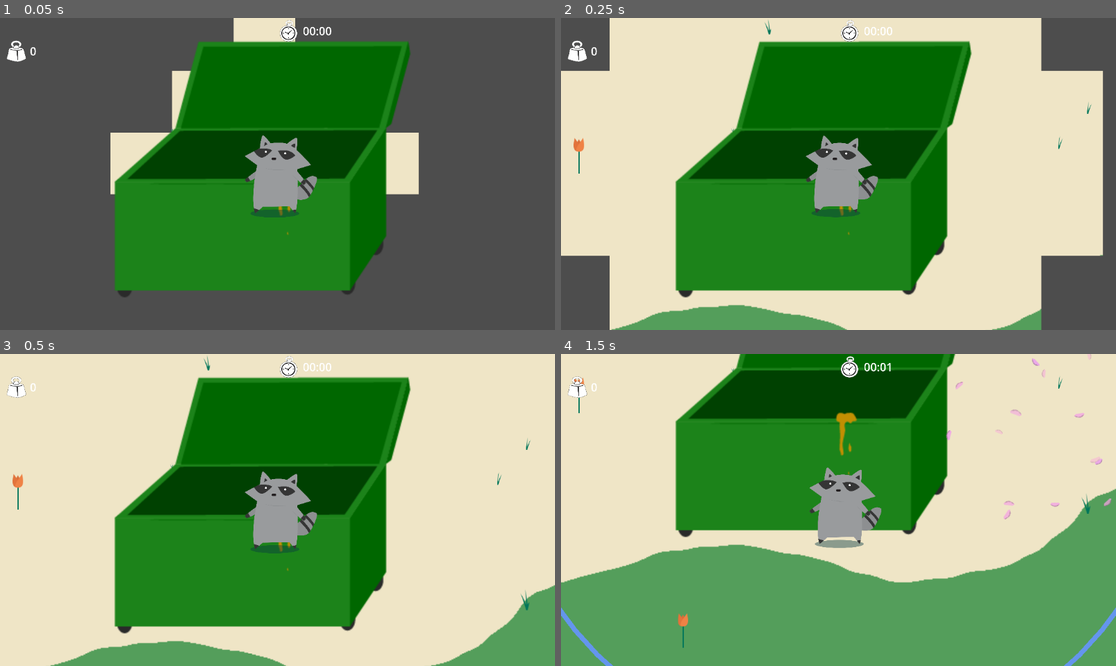
Above: before the commit, frames 1-4 (two rows, left to right).
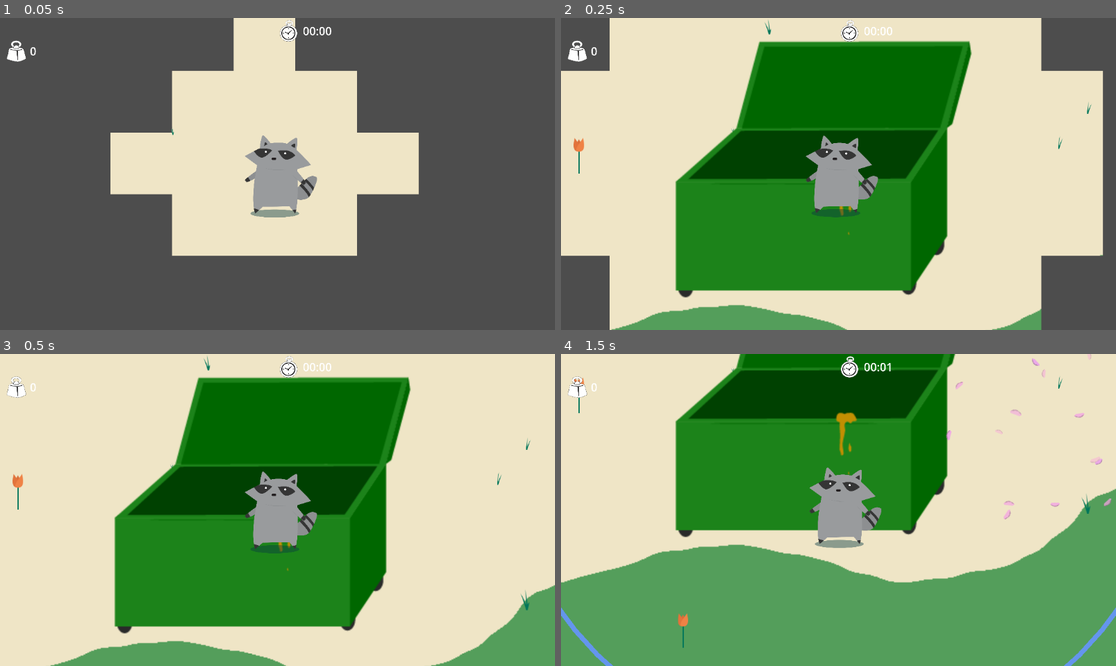
Above: after the commit, the same moments.

Repository: Lu-ni/upsi-jam-6
Game: Godot game, scene res://scenes/World.tscn
Two runs of this game, one before a commit and one after it. Both use one fixed random seed, a clock stepped at 60 frames per second and the inputs below. The engine's default icon, where the game draws it, is replaced by a stand-in: a white triangle on a blue panel in a dark square.
Inputs (mouse positions are in pixels of both pictures, inside the frame that each line leads up to):
- Up to frame 1 (0.05 s): no input
- Up to frame 2 (0.25 s): no input
- Up to frame 3 (0.5 s): no input
- Up to frame 4 (1.5 s): tap Enter at 0.5 s; move the mouse to (960, 494) at 0.52 s; hold Right (shop_right) 0.53-1.28 s; tap E (petals) at 0.6 s; tap Down (shop_buy) at 0.77 s; move the mouse to (727, 525) at 1.27 s; hold S (ui_down) from 1.28 s (still down); tap O at 1.35 s

The runs differ from the first frame. In frame 1, 33% of the frame differs, in the area x 20-74%, y 7-90%; in frame 2, nothing differs; in frame 3, nothing differs; in frame 4, nothing differs.

Commit message:
add shakky effect

Diff:
--- a/scripts/heap_of_garbage.gd
+++ b/scripts/heap_of_garbage.gd
@@ -93,4 +93,21 @@
 func update_bin():
 	var s: Sprite2D = $Sprite2D
 	var frame_nb: int = start_frame + (GameInfo.amount_of_trash_collected / amount_trash_for_next_bin_frame)
-	s.frame = frame_nb if frame_nb <= max_frame else max_frame
+	var target_frame: int = frame_nb if frame_nb <= max_frame else max_frame
+
+	# Only shake + change frame if the frame actually changes
+	if target_frame == s.frame:
+		return
+
+	var tween := create_tween()
+	var origin := s.position
+
+	# Shake: alternate left/right offsets
+	tween.tween_property(s, "position", origin + Vector2(10, 4), 0.05)
+	tween.tween_property(s, "position", origin + Vector2(-10, -4), 0.05)
+	tween.tween_property(s, "position", origin + Vector2(12, -7), 0.04)
+	tween.tween_property(s, "position", origin + Vector2(-12, 7), 0.04)
+	tween.tween_property(s, "position", origin, 0.03)
+
+	# Change the frame once the shake finishes
+	tween.tween_callback(func(): s.frame = target_frame)
